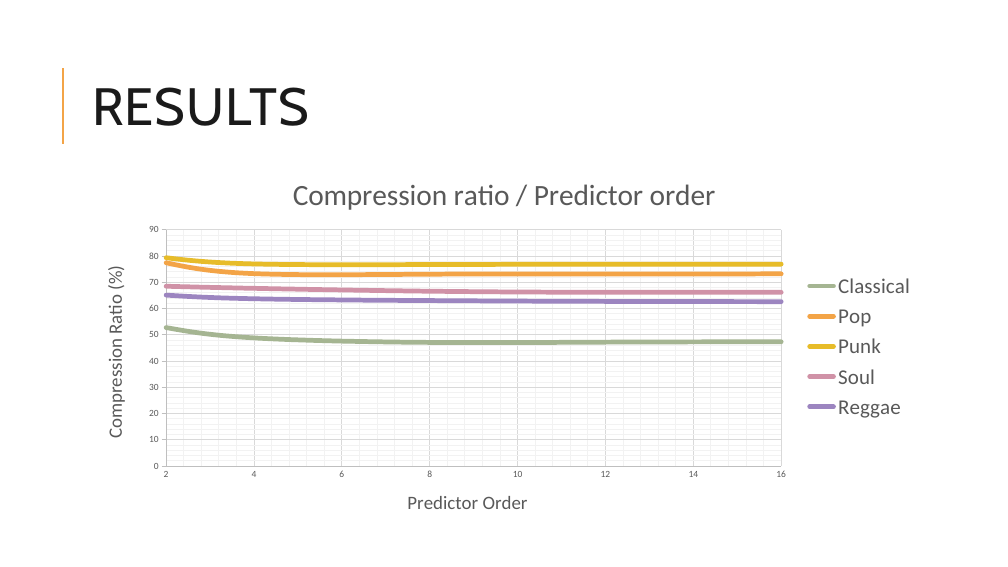
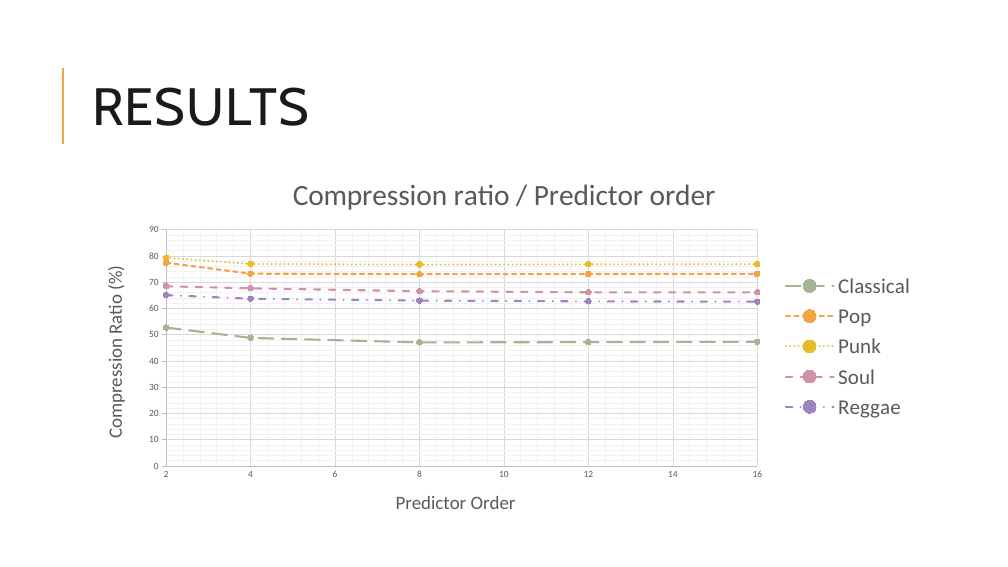
Before and after one commit to paudom/CCAV_1, a slide deck: slide 13 of MPEG 4-LosSeless audio coding.pptx. Drawn at 1008x567 pixels with LibreOffice and Linux fonts; fonts in the diff are those of the drawing; grey boxes stand for pictures. Boxes give left, top, right and bottom in pixels: in the first picture for what was removed or moved away, otherwise in the second. Text is boxed around its words. In the diff, an @@ line names an element or a change of style, - is before the commit and + after.

Commit message:
ppt

```diff
--- a/MPEG 4-LosSeless audio coding.pptx
+++ b/MPEG 4-LosSeless audio coding.pptx
@@ scatter smooth chart at (85, 163, 923, 530) @@
@@ scatter smooth chart to scatter lines chart @@
```
